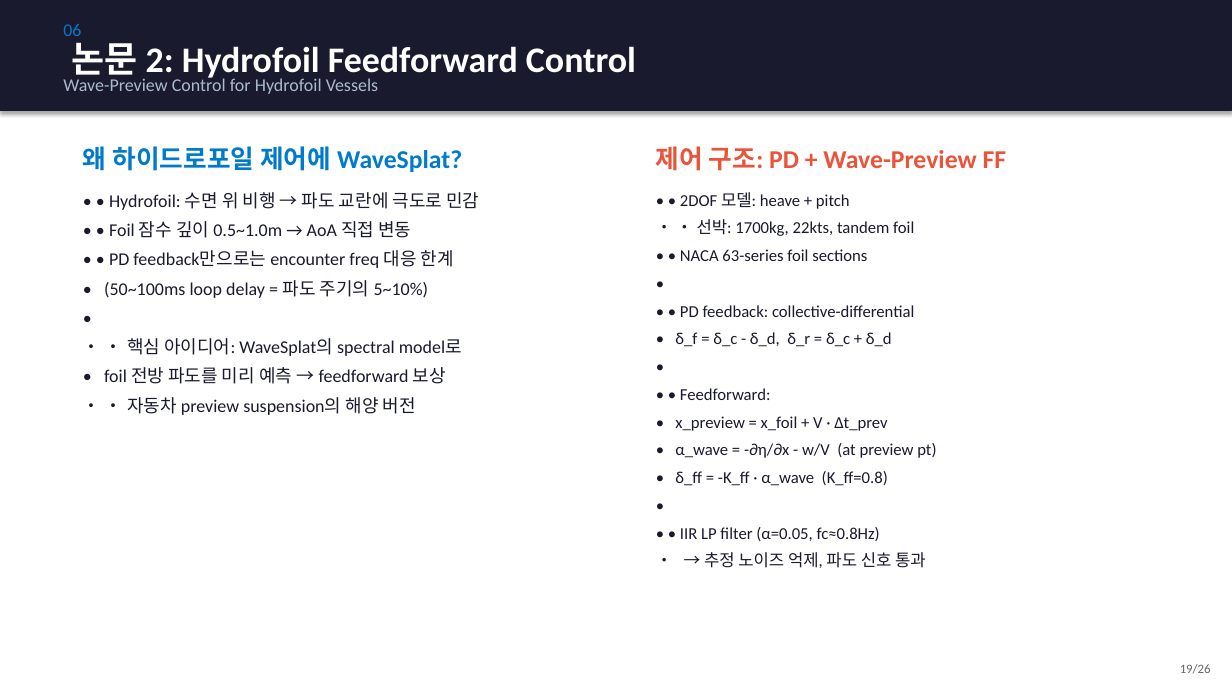
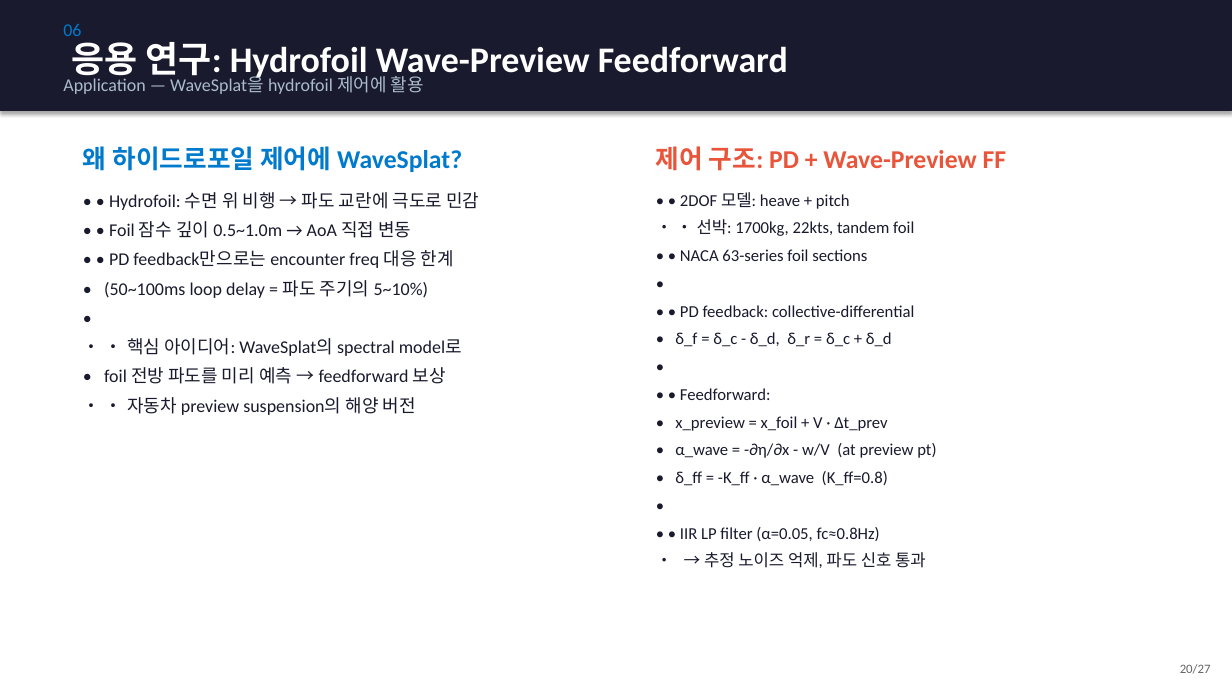
Before and after one commit to SAEYONGPARK94/wavesplat, a slide deck: slide 20 of wavesplat/docs/labmeeting_wavesplat.pptx (slide 19 before the commit). Drawn at 1232x693 pixels with LibreOffice and Linux fonts; fonts in the diff are those of the drawing. Boxes give left, top, right and bottom in pixels: in the first picture for what was removed or moved away, otherwise in the second. Text is boxed around its words. In the diff, an @@ line names an element or a change of style, - is before the commit and + after.

```diff
--- a/wavesplat/docs/labmeeting_wavesplat.pptx
+++ b/wavesplat/docs/labmeeting_wavesplat.pptx
@@ text at (72,42,788,82): text changed @@
-논문 2: Hydrofoil Feedforward Control
+응용 연구: Hydrofoil Wave-Preview Feedforward
@@ text at (63,76,424,94): text changed @@
-Wave-Preview Control for Hydrofoil Vessels
+Application — WaveSplat을 hydrofoil 제어에 활용
@@ text at (1180,664,1211,673): text changed @@
-19/26
+20/27
```
Also in this commit, not shown: 25 other slides changed, 1 slide added, 5 other files.
